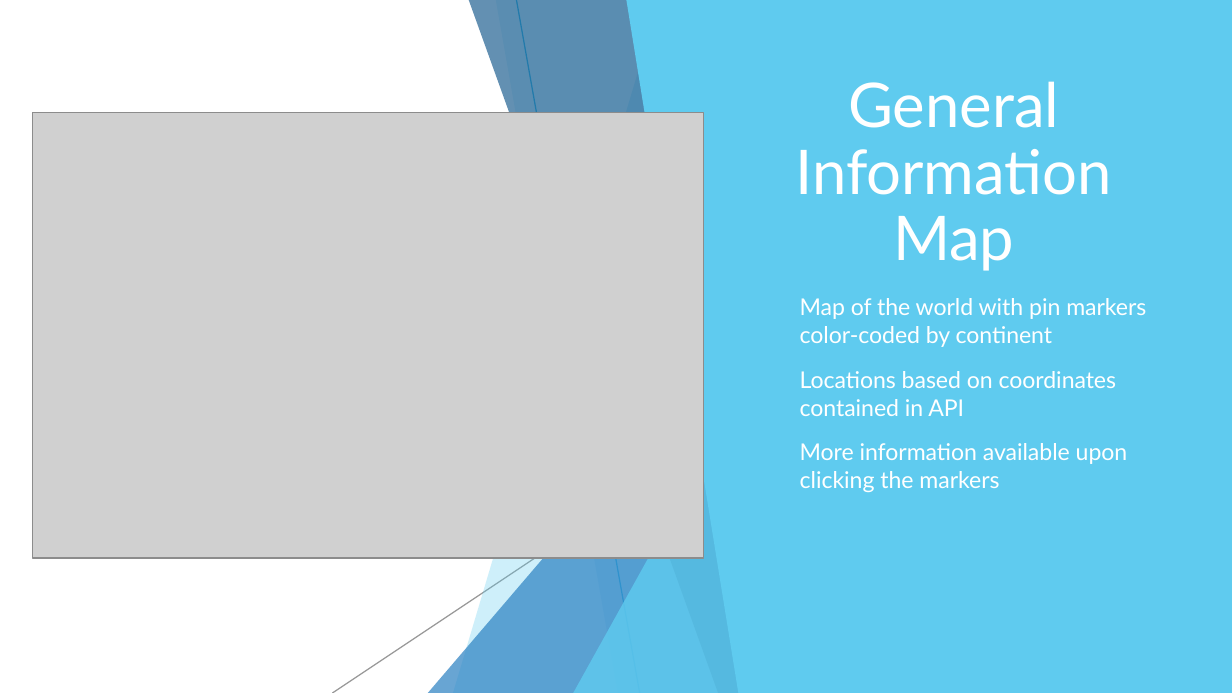
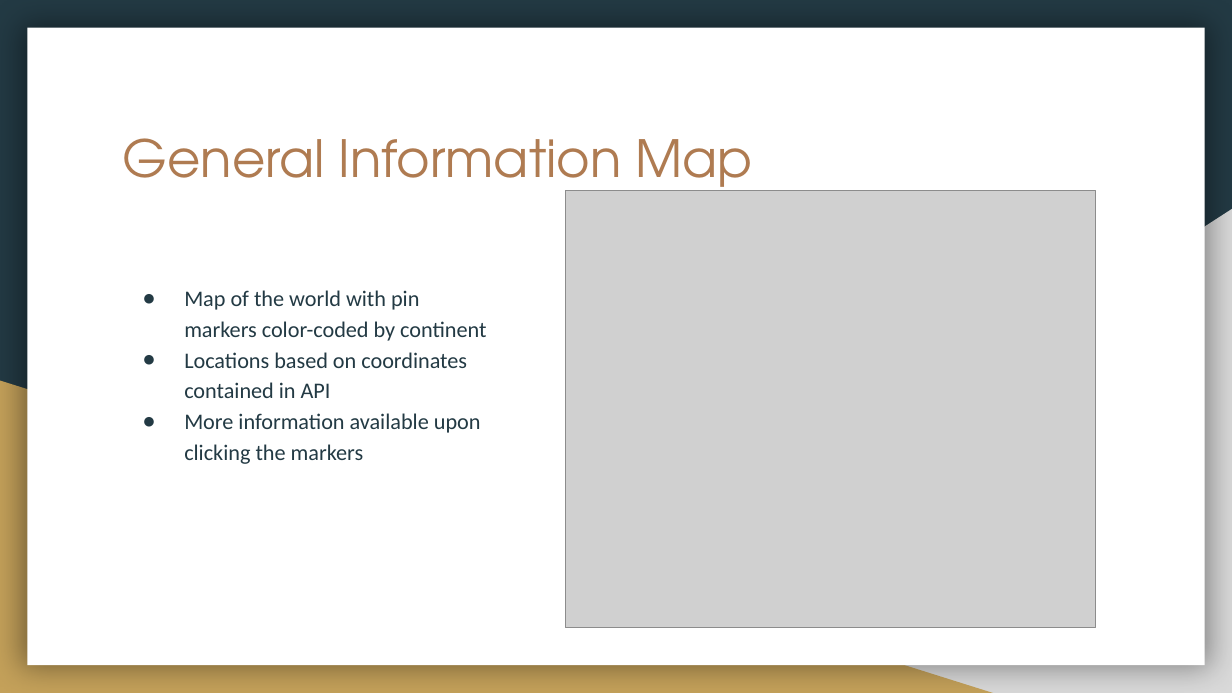
Before and after one commit to nelsonalb/World_Population-Project-3, a slide deck: slide 5 of Project 3- World Data Population.pptx. Drawn at 1232x693 pixels with LibreOffice and Linux fonts; fonts in the diff are those of the drawing; grey boxes stand for pictures. Boxes give left, top, right and bottom in pixels: in the first picture for what was removed or moved away, otherwise in the second. Text is boxed around its words. In the diff, an @@ line names an element or a change of style, - is before the commit and + after.

```diff
--- a/Project 3- World Data Population.pptx
+++ b/Project 3- World Data Population.pptx
@@ background #FFFFFF to #233A44 @@
@@ rectangle removed at bbox=[0, 0, 1232, 692] @@
@@ rectangle added at bbox=[27, 28, 1205, 665], fill #FFFFFF @@
@@ freeform shape removed at bbox=[453, 0, 758, 692] @@
@@ freeform shape removed at bbox=[468, 0, 756, 692] @@
@@ freeform shape removed at bbox=[495, 0, 756, 692] @@
@@ line removed from (516, 0) to (639, 692) @@
@@ freeform shape removed at bbox=[626, 0, 1232, 692] @@
@@ title "General Information Map": place and size @@
-title "General Information Map" at bbox=[795, 81, 1112, 271]
+title "General Information Map" at bbox=[123, 138, 753, 201]
@@ title "General Information Map" at bbox=[123, 138, 753, 201]: size 36 to 30 pt, font Lato to TeX Gyre Adventor, text colour #FFFFFF to #AF7B51; alignment centre to left; line spacing 0.9 to 1; vertical alignment middle to top @@
@@ right triangle added at bbox=[483, 209, 1232, 693], fill #D9D9D9 @@
@@ picture: place and size @@
-picture at bbox=[32, 113, 702, 558]
+picture at bbox=[565, 190, 1096, 627]
@@ text "Map of the world with ...": place and size @@
-text "Map of the world with ..." at bbox=[800, 298, 1146, 492]
+text "Map of the world with ..." at bbox=[184, 290, 486, 464]
@@ text "Map of the world with ..." at bbox=[184, 290, 486, 464]: size 13.5 to 13 pt, font Lato to Calibri, text colour #FFFFFF to #233A44; bullet ▶ to ●; line spacing 1 to 1.15; less space between paragraphs; bullet colour #5FCBEF to #233A44 @@
@@ triangle removed at bbox=[428, 308, 756, 692] @@
@@ right triangle added at bbox=[0, 381, 993, 693], fill #C4A15A @@
@@ line removed from (814, 372) to (333, 692) @@
@@ triangle removed at bbox=[573, 362, 756, 692] @@
@@ group removed at bbox=[0, 0, 1232, 693]: 5 freeform shapes, 3 triangles, 2 lines @@
@@ group removed at bbox=[0, 0, 1232, 693]: 5 freeform shapes, 3 triangles, 2 lines @@
```
Also in this commit, not shown: 6 other slides changed, 1 slide added, 1 slide removed.
